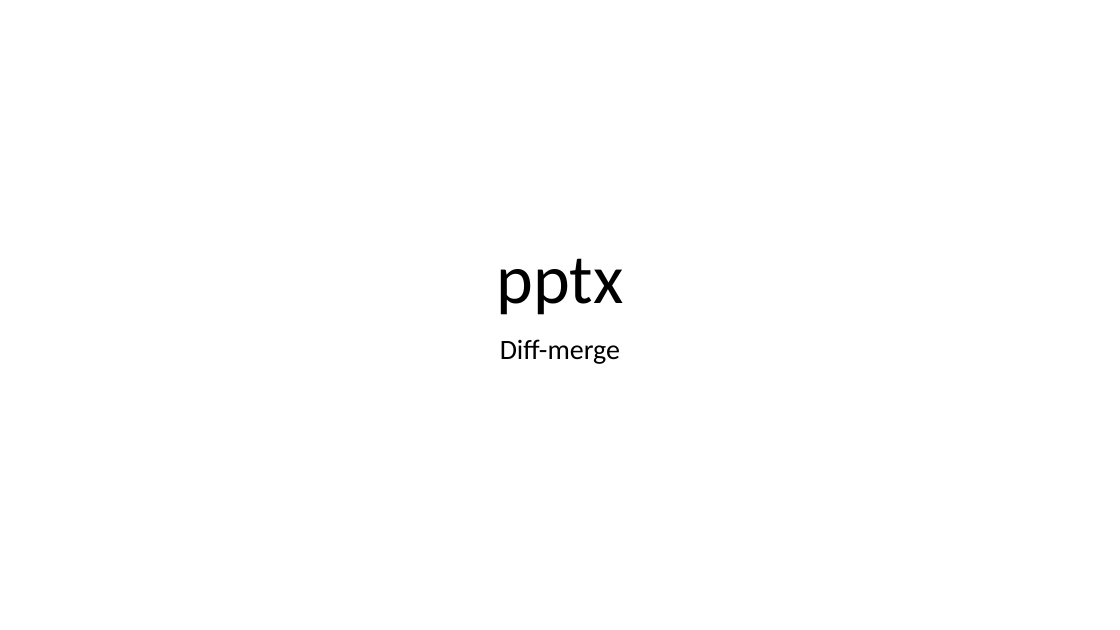
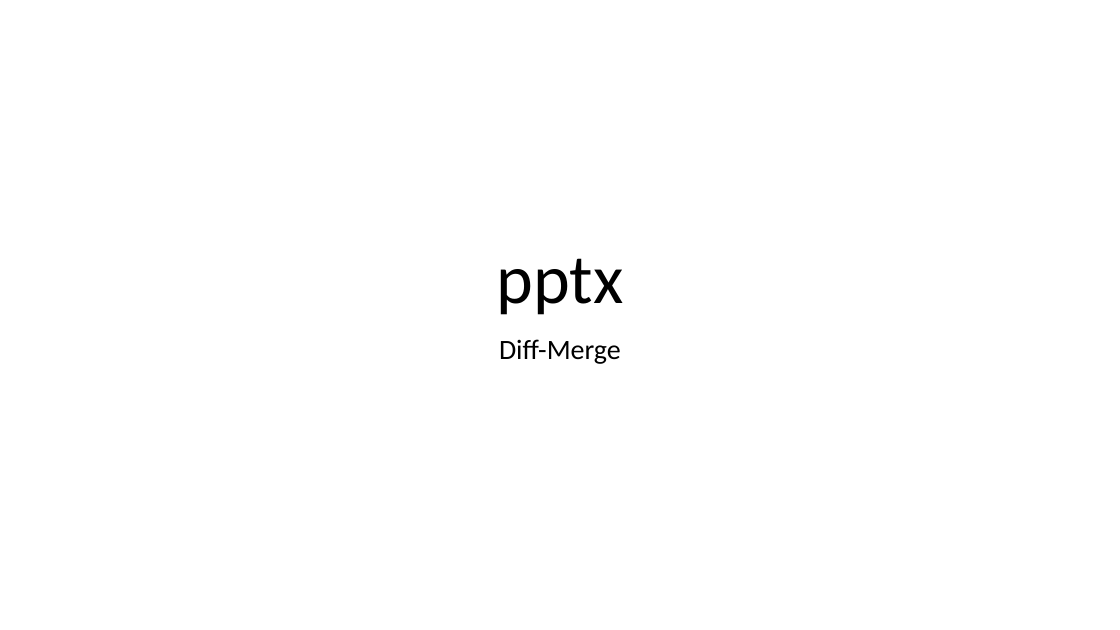
Before and after one commit to jessehouwing/ppt-diffmerge, a slide deck: slide 1 of sample.pptx. Drawn at 1120x630 pixels with LibreOffice and Linux fonts; fonts in the diff are those of the drawing. Boxes give left, top, right and bottom in pixels: in the first picture for what was removed or moved away, otherwise in the second. Text is boxed around its words. In the diff, an @@ line names an element or a change of style, - is before the commit and + after.

```diff
--- a/sample.pptx
+++ b/sample.pptx
@@ subtitle at <box>499,339,621,364</box>: text changed @@
-Diff-merge
+Diff-Merge
```
Also in this commit, not shown: 4 other files.
